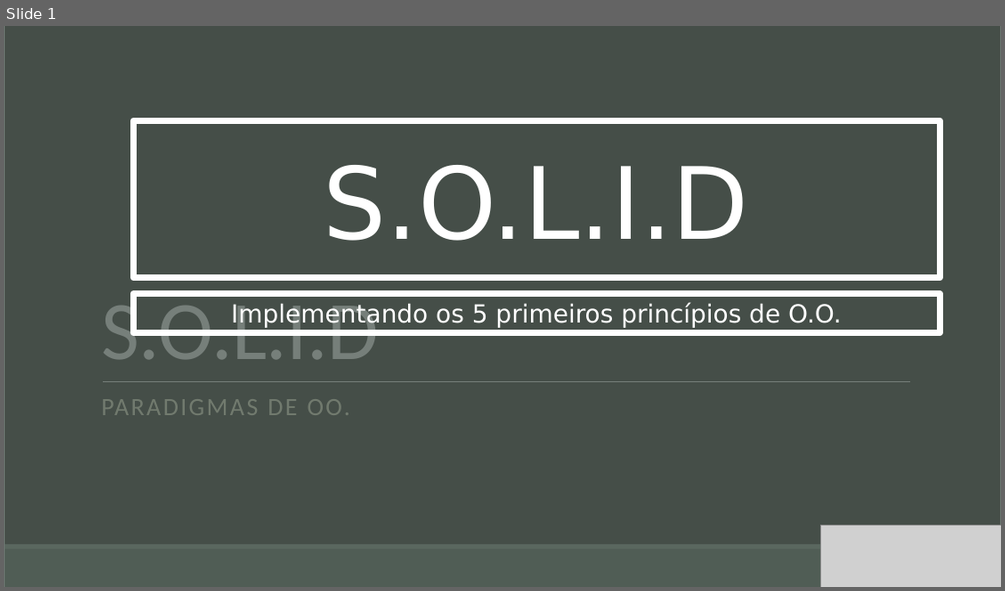
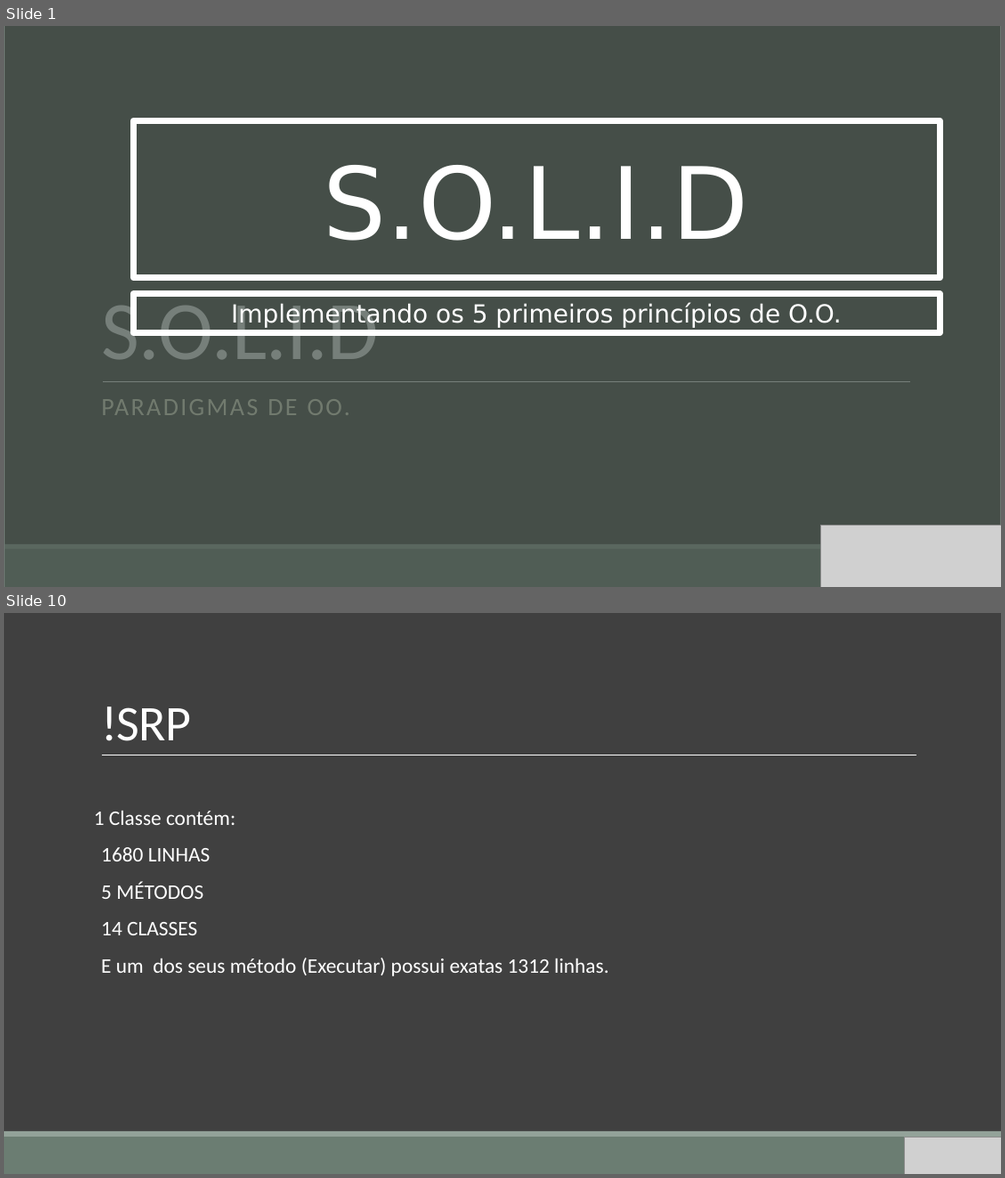
Before and after one commit to gemvane/Palestra-Solid, a slide deck: SOLID.pptx. Shown one above the other, each under a label of ours: slide 1 before the commit, slides 1 and 10 after it; the slides between them are not shown. The pictures are 1005x591 and 1005x1178 pixels, drawn with LibreOffice and Linux fonts; fonts in the diff are those of the drawing; grey boxes stand for pictures; background and template pictures are left out. Boxes give left, top, right and bottom in pixels: in the first picture for what was removed or moved away, otherwise in the second. Text is boxed around its words. In the diff, an @@ line names an element or a change of style, - is before the commit and + after.

```diff
--- a/SOLID.pptx
+++ b/SOLID.pptx
@@ slide 10 added at (4, 613, 1001, 1174), background #404040; not listed: 2 template elements that a slide beside it also shows @@
@@ title added at (101, 706, 191, 741), 48 pt, text #FFFFFF @@
+!SRP
@@ line added from (102, 755) to (917, 755), #FFFFFF 0.5 pt @@
@@ text added at (94, 811, 608, 976), 20 pt, text #FFFFFF @@
+1 Classe contém:
+  1680 LINHAS
+  5 MÉTODOS
+  14 CLASSES
+  E um dos seus método (Executar) possui exatas 1312 linhas.
@@ picture added at (905, 1136, 1001, 1174) @@
```
Also in this commit, not shown: 1 slide changed, 2 other slides added, 1 slide removed.
